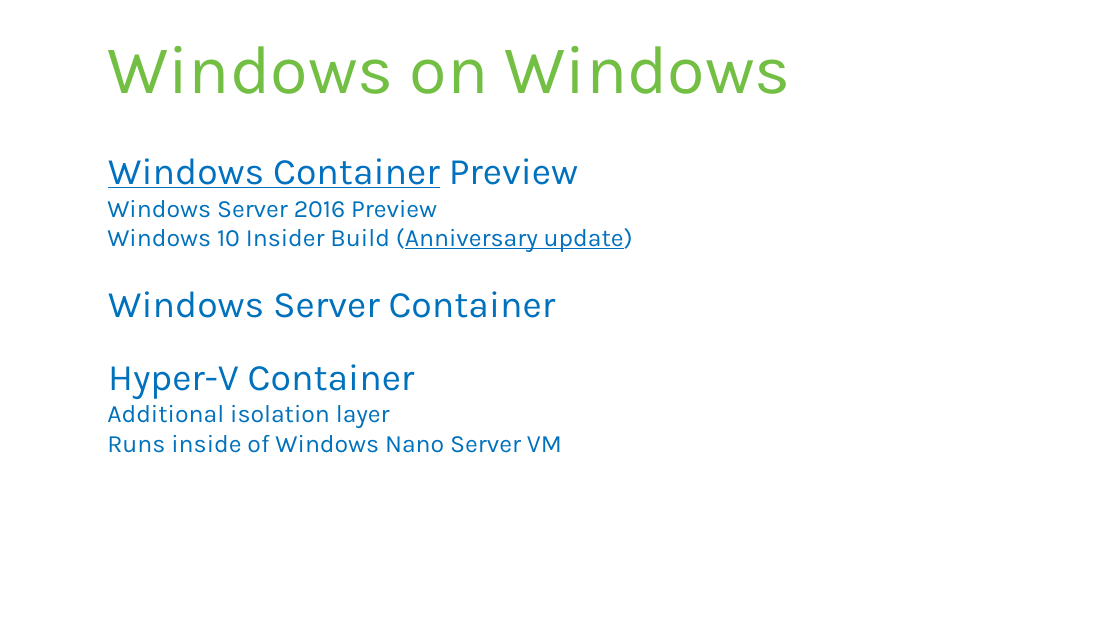
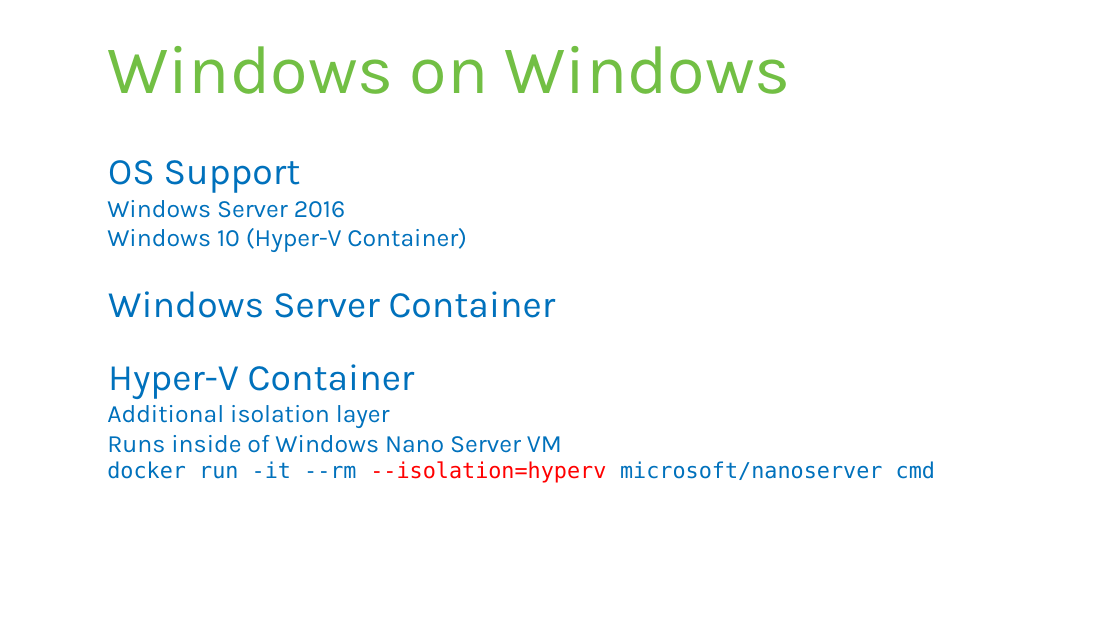
Before and after one commit to rstropek/DockerVS2015Intro, a slide deck: slide 15 of slides/Containers-Microsoft-Universe.pptx (slide 13 before the commit). Drawn at 1120x630 pixels with LibreOffice and Linux fonts; fonts in the diff are those of the drawing. Boxes give left, top, right and bottom in pixels: in the first picture for what was removed or moved away, otherwise in the second. Text is boxed around its words. In the diff, an @@ line names an element or a change of style, - is before the commit and + after.

Commit message:
Refresh Docker+Microsoft samples and slides

```diff
--- a/slides/Containers-Microsoft-Universe.pptx
+++ b/slides/Containers-Microsoft-Universe.pptx
@@ text at [107,160,467,252]: text changed @@
-Windows Container Preview
-  Windows Server 2016 Preview
-  Windows 10 Insider Build (Anniversary update)
+OS Support
+  Windows Server 2016
+  Windows 10 (Hyper-V Container)
@@ text at [107,461,935,483]: paragraph added @@
+  docker run -it --rm --isolation=hyperv microsoft/nanoserver cmd
```
Also in this commit, not shown: 8 other slides changed, 2 slides added, 3 other files.
